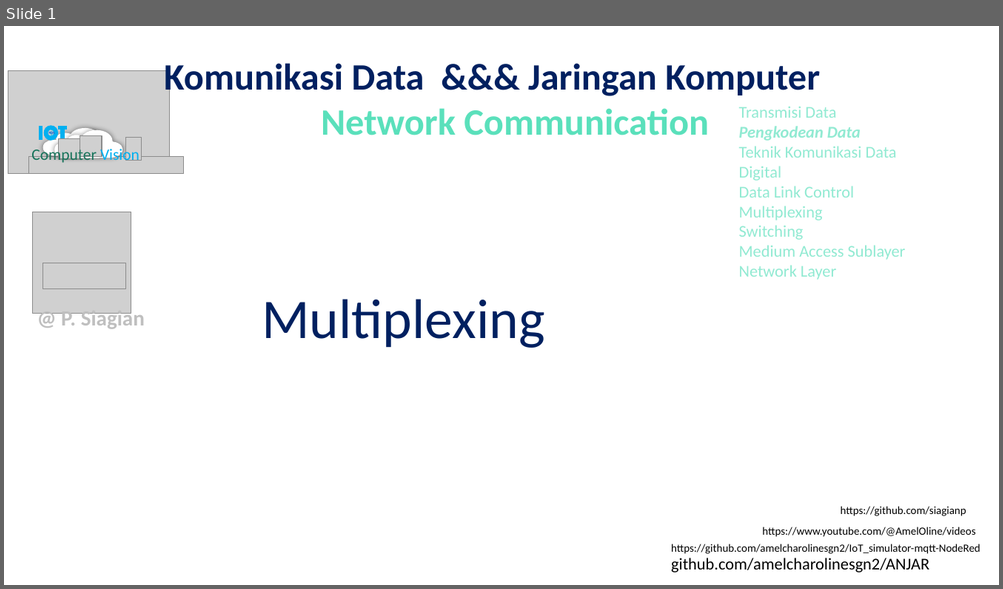
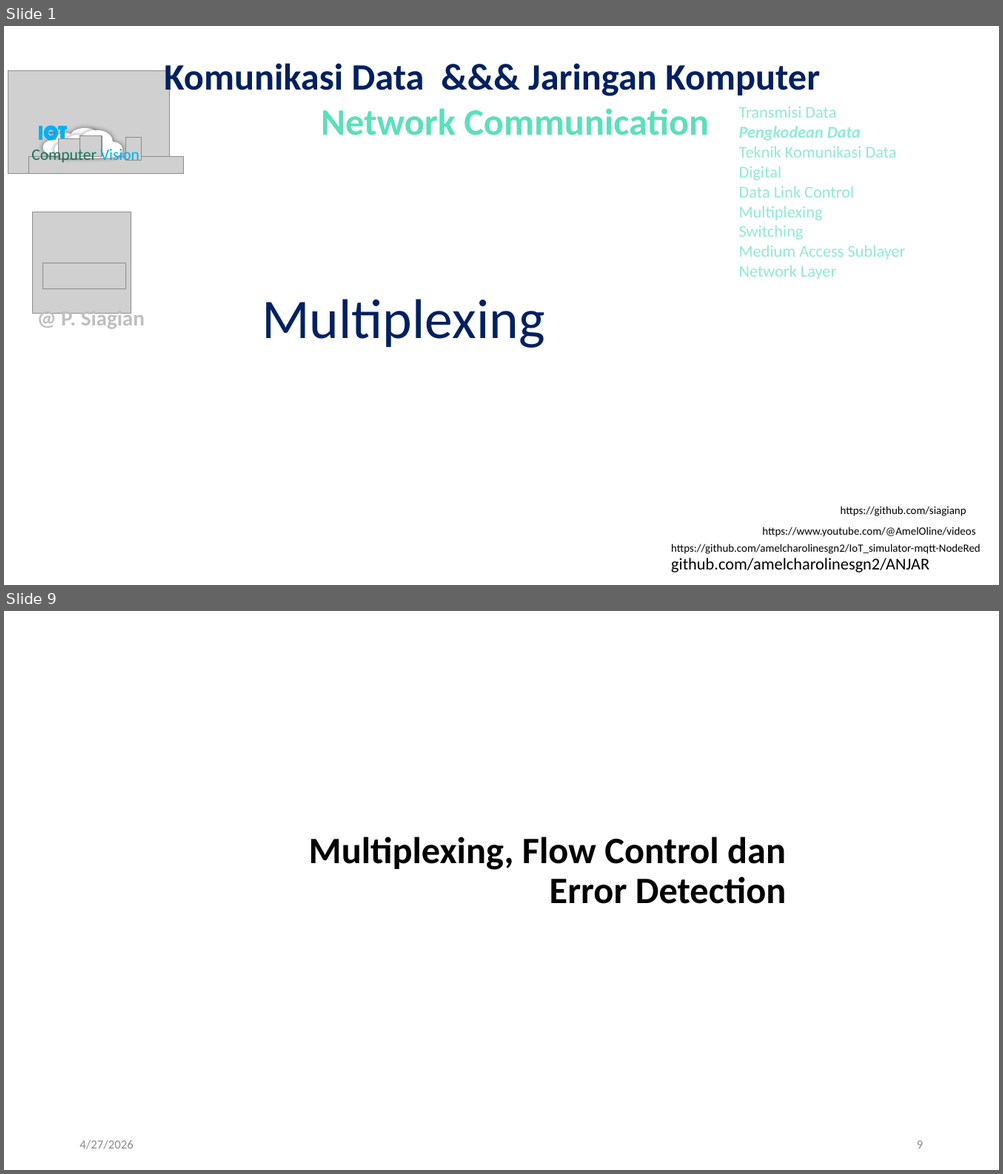
Before and after one commit to amelcharolinesgn2/DataNetCommunication, a slide deck: 6_5Network Communication_Multiplexing.pptx. Shown one above the other, each under a label of ours: slide 1 before the commit, slides 1 and 9 after it; the slides between them are not shown. The pictures are 1003x589 and 1003x1174 pixels, drawn with LibreOffice and Linux fonts; fonts in the diff are those of the drawing; grey boxes stand for pictures. Boxes give left, top, right and bottom in pixels: in the first picture for what was removed or moved away, otherwise in the second. Text is boxed around its words. In the diff, an @@ line names an element or a change of style, - is before the commit and + after.

```diff
--- a/6_5Network Communication_Multiplexing.pptx
+++ b/6_5Network Communication_Multiplexing.pptx
@@ slide 9 added at (4, 611, 999, 1170), background #FFFFFF @@
@@ title added at (309, 837, 786, 904), 36 pt, text #000000, bold @@
+Multiplexing, Flow Control dan
+Error Detection
@@ text added at (79, 1140, 133, 1150), 12 pt, text #8C8C8C @@
+4/27/2026
@@ page number added at (916, 1141, 922, 1149), 12 pt, text #8C8C8C @@
+9
```
Also in this commit, not shown: 7 slides changed, 38 other slides added.
